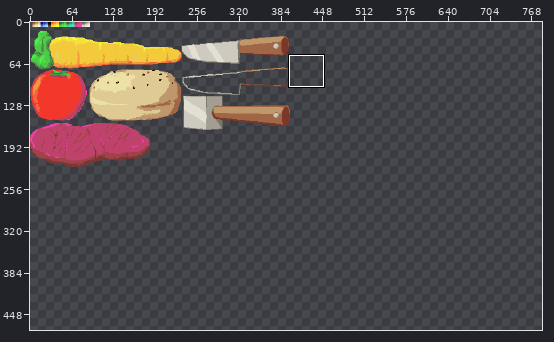
One commit to this sprite sheet: png/ing.png. The picture above shows the old version from afar; the outline marks the close-up.
Close-up. Before the commit:
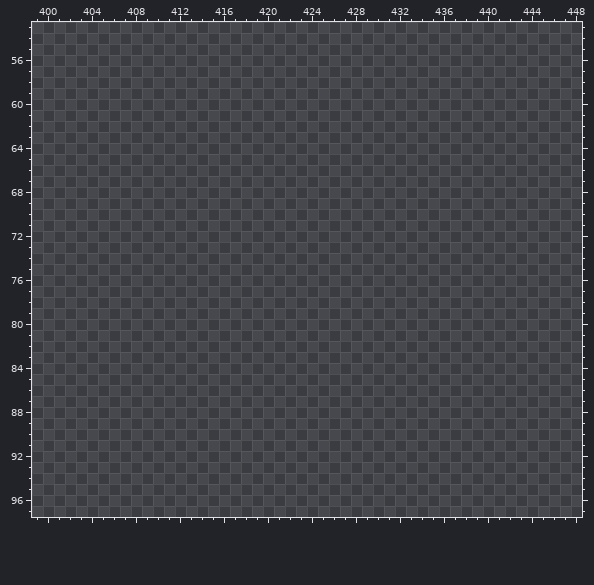
The file is 464x232 pixels. Colours within 5 levels of each other are drawn and written as one. Shown: x 399..448, y 53..97. The old version is drawn lined up with the new one, on the new canvas. The commit also changed other parts of the picture, which this record leaves out.
After the commit:
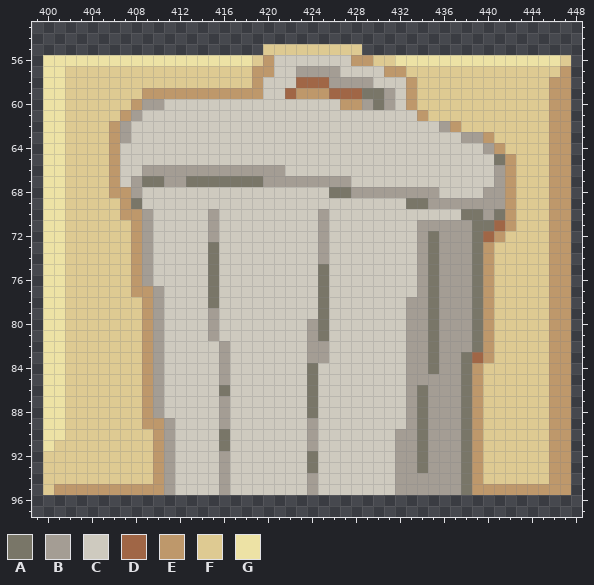
Palette (. is transparent): A #797668  B #a49d94  C #cecabf  D #a06646  E #be986b  F #deca92  G #ede2a5
Change:
canvas 464x232 -> 784x472
y 55: x 420..428 ......... -> FFFFFFFFF
y 56: x 400..447 ................................................ -> GGGGGGGGGGGGGGGGGGGFECCCCCCCEEFFGGGGGGGGGGGGGGGF
y 57: x 400..447 ................................................ -> GGFFFFFFFFFFFFFFFFFEECCBBBBCCCCEEFFFFFFFFFFFFFFE
y 58: x 400..447 ................................................ -> GGFFFFFFFFFFFFFFFFFECCCDDDBBBBCCCEFFFFFFFFFFFFEE
y 59: x 400..447 ................................................ -> GGFFFFFFFEEEEEEEEEEECCDEEEDDDAABCEFFFFFFFFFFFFEE
y 60: x 400..447 ................................................ -> GGFFFFFFEBBCCCCCCCCCCCCCCCCEEBABCEFFFFFFFFFFFFEE
y 61: x 400..447 ................................................ -> GGFFFFFEBCCCCCCCCCCCCCCCCCCCCCCCCCEFFFFFFFFFFFEE
y 62: x 400..447 ................................................ -> GGFFFFEBCCCCCCCCCCCCCCCCCCCCCCCCCCCCBEFFFFFFFFEE
y 63: x 400..447 ................................................ -> GGFFFFEBCCCCCCCCCCCCCCCCCCCCCCCCCCCCCCBBEFFFFFEE
y 64: x 400..447 ................................................ -> GGFFFFECCCCCCCCCCCCCCCCCCCCCCCCCCCCCCCCCBEFFFFEE
y 65: x 400..447 ................................................ -> GGFFFFECCCCCCCCCCCCCCCCCCCCCCCCCCCCCCCCCCAEFFFEE
y 66: x 400..447 ................................................ -> GGFFFFECCBBBBBBBBBBBBBCCCCCCCCCCCCCCCCCCCBEFFFEE
y 67: x 400..447 ................................................ -> GGFFFFECBAABBAAAAAAABBBBBBBBCCCCCCCCCCCCCBEFFFEE
y 68: x 400..447 ................................................ -> GGFFFFEEBCCCCCCCCCCCCCCCCCAABBBBBBBBCCCCBBEFFFEE
y 69: x 400..447 ................................................ -> GGFFFFFEACCCCCCCCCCCCCCCCCCCCCCCCAABBBBBBBEFFFEE
y 70: x 400..447 ................................................ -> GGFFFFFEEBCCCCCBCCCCCCCCCBCCCCCCCCCCCCAABAEFFFEE
y 71: x 400..447 ................................................ -> GGFFFFFFEBCCCCCBCCCCCCCCCBCCCCCCCCBBBBBAADEFFFEE
y 72: x 400..447 ................................................ -> GGFFFFFFEBCCCCCBCCCCCCCCCBCCCCCCCCBABBBADEFFFFEE
y 73..74: x 400..447 ................................................ -> GGFFFFFFEBCCCCCACCCCCCCCCBCCCCCCCCBABBBAEFFFFFEE
y 75..76: x 400..447 ................................................ -> GGFFFFFFEBCCCCCACCCCCCCCCACCCCCCCCBABBBAEFFFFFEE
y 77: x 400..447 ................................................ -> GGFFFFFFEEBCCCCACCCCCCCCCACCCCCCCCBABBBAEFFFFFEE
y 78: x 400..447 ................................................ -> GGFFFFFFFEBCCCCACCCCCCCCCACCCCCCCBBABBBAEFFFFFEE
y 79: x 400..447 ................................................ -> GGFFFFFFFEBCCCCBCCCCCCCCCACCCCCCCBBABBBAEFFFFFEE
y 80..81: x 400..447 ................................................ -> GGFFFFFFFEBCCCCBCCCCCCCCBACCCCCCCBBABBBAEFFFFFEE
y 82: x 400..447 ................................................ -> GGFFFFFFFEBCCCCCBCCCCCCCBBCCCCCCCBBABBBAEFFFFFEE
y 83: x 400..447 ................................................ -> GGFFFFFFFEBCCCCCBCCCCCCCBBCCCCCCCBBABBADEFFFFFEE
y 84: x 400..447 ................................................ -> GGFFFFFFFEBCCCCCBCCCCCCCACCCCCCCCBBABBAEFFFFFFEE
y 85: x 400..447 ................................................ -> GGFFFFFFFEBCCCCCBCCCCCCCACCCCCCCCBBBBBAEFFFFFFEE
y 86: x 400..447 ................................................ -> GGFFFFFFFEBCCCCCACCCCCCCACCCCCCCCBABBBAEFFFFFFEE
y 87..88: x 400..447 ................................................ -> GGFFFFFFFEBCCCCCBCCCCCCCACCCCCCCCBABBBAEFFFFFFEE
y 89: x 400..447 ................................................ -> GGFFFFFFFEEBCCCCBCCCCCCCBCCCCCCCCBABBBAEFFFFFFEE
y 90: x 400..447 ................................................ -> GGFFFFFFFFEBCCCCACCCCCCCBCCCCCCCBBABBBAEFFFFFFEE
y 91: x 400..447 ................................................ -> GFFFFFFFFFEBCCCCACCCCCCCBCCCCCCCBBABBBAEFFFFFFEE
y 92..93: x 400..447 ................................................ -> FFFFFFFFFFEBCCCCBCCCCCCCACCCCCCCBBABBBAEFFFFFFEE
y 94: x 400..447 ................................................ -> FFFFFFFFFFEBCCCCBCCCCCCCBCCCCCCCBBBBBBAEFFFFFFEE
y 95: x 400..447 ................................................ -> FEEEEEEEEEEBCCCCBCCCCCCCBCCCCCCCBBBBBBAEEEEEEEEE
